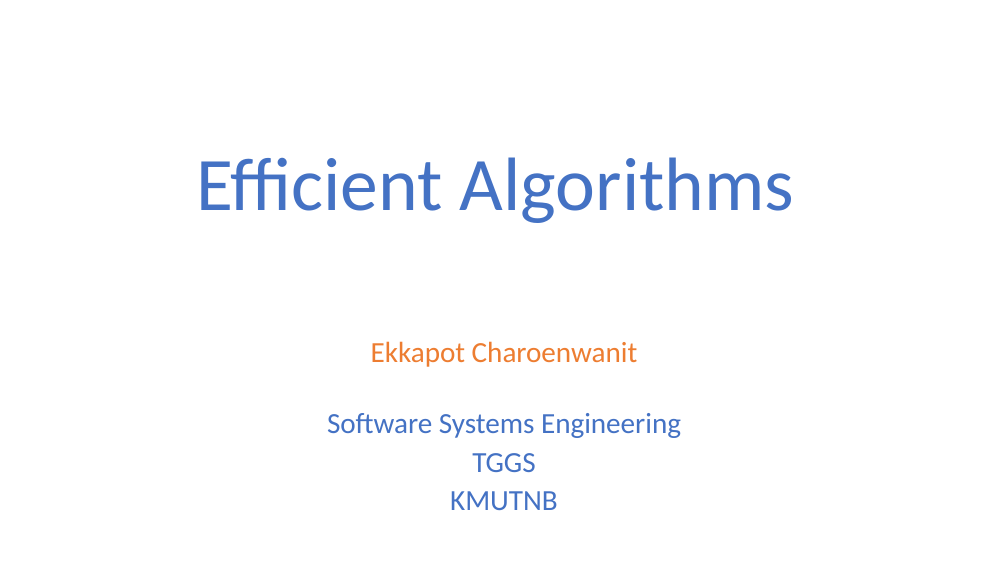
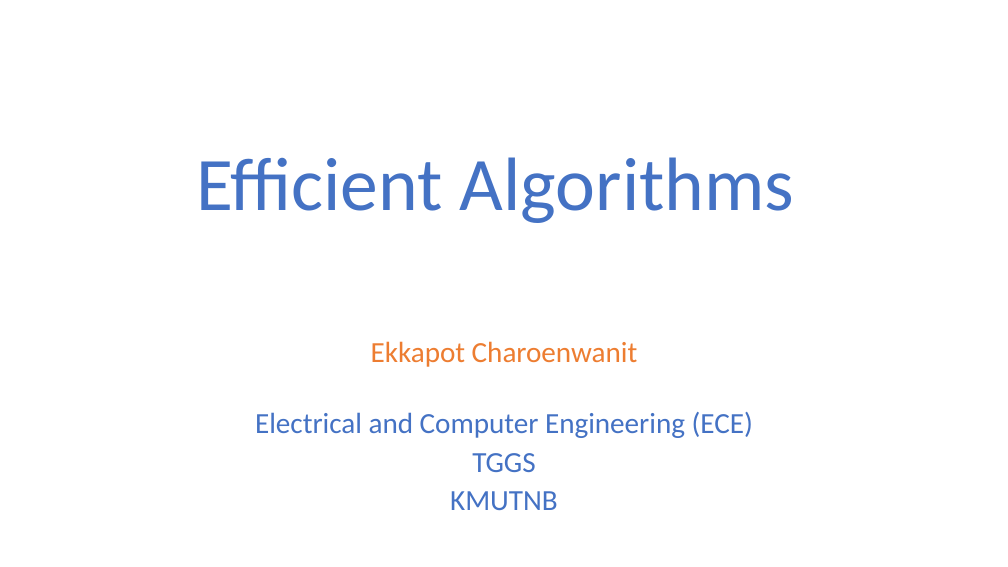
Before and after one commit to ekkapotc/EA2021, a slide deck: slide 1 of Slides/Lecture 3.pptx. Drawn at 1008x567 pixels with LibreOffice and Linux fonts; fonts in the diff are those of the drawing. Boxes give left, top, right and bottom in pixels: in the first picture for what was removed or moved away, otherwise in the second. Text is boxed around its words. In the diff, an @@ line names an element or a change of style, - is before the commit and + after.

Commit message:
Lecture 3

```diff
--- a/Slides/Lecture 3.pptx
+++ b/Slides/Lecture 3.pptx
@@ subtitle at <box>255,412,753,438</box>: text changed @@
-Software Systems Engineering
+Electrical and Computer Engineering (ECE)
```
Also in this commit, not shown: 2 other files.
